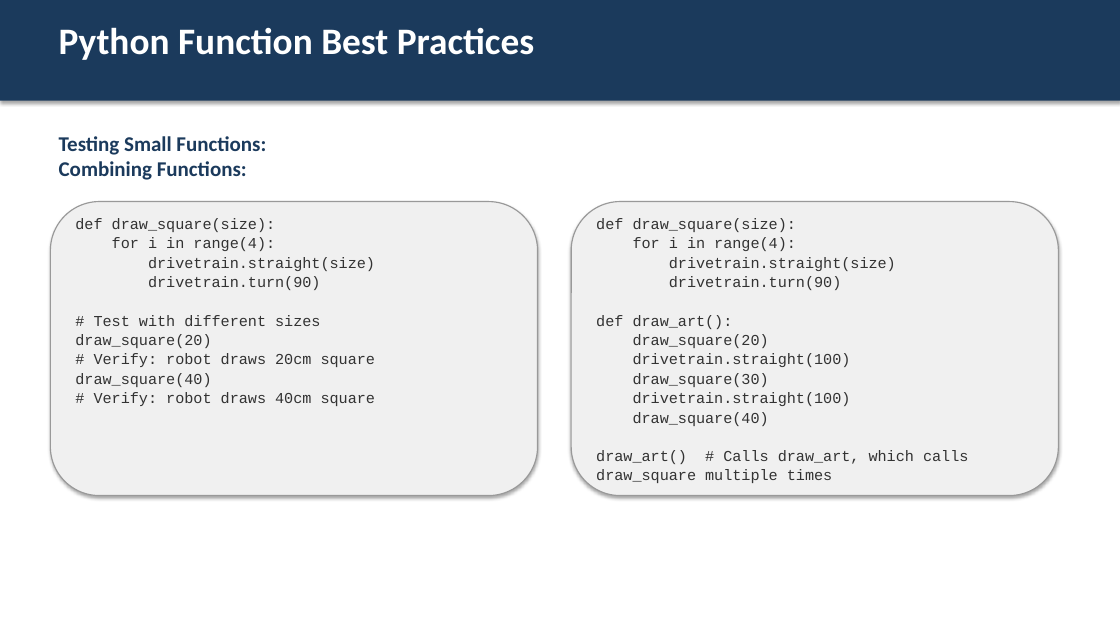
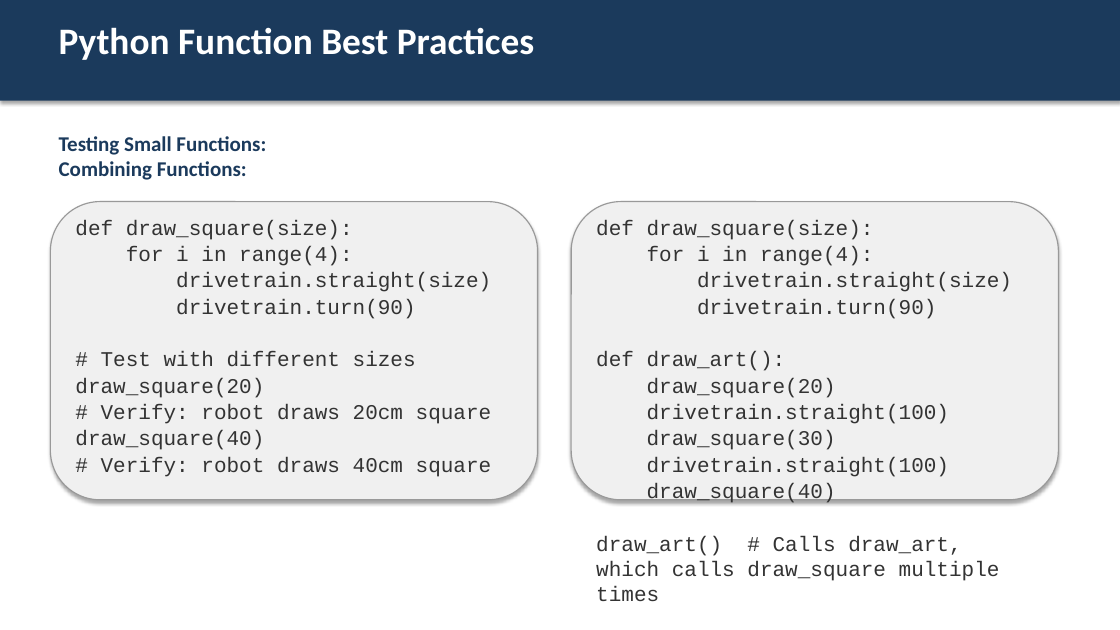
Before and after one commit to bradamiller/IntoToPython, a slide deck: slide 11 of module-01-driving/slides/10-python-functions.pptx. Drawn at 1120x630 pixels with LibreOffice and Linux fonts; fonts in the diff are those of the drawing. Boxes give left, top, right and bottom in pixels: in the first picture for what was removed or moved away, otherwise in the second. Text is boxed around its words. In the diff, an @@ line names an element or a change of style, - is before the commit and + after.

```diff
--- a/module-01-driving/slides/10-python-functions.pptx
+++ b/module-01-driving/slides/10-python-functions.pptx
@@ rounded rectangle resized from (x1=50, y1=202, x2=538, y2=496) to (x1=50, y1=202, x2=538, y2=500) @@
@@ rounded rectangle resized from (x1=571, y1=202, x2=1059, y2=496) to (x1=571, y1=202, x2=1059, y2=500) @@
@@ text "def draw_square(size):" at (x1=75, y1=220, x2=492, y2=477): size 13 to 18 pt @@
@@ text "def draw_square(size):" at (x1=596, y1=220, x2=1012, y2=601): size 13 to 18 pt @@
```
Also in this commit, not shown: 10 other slides changed, 9 other files.
